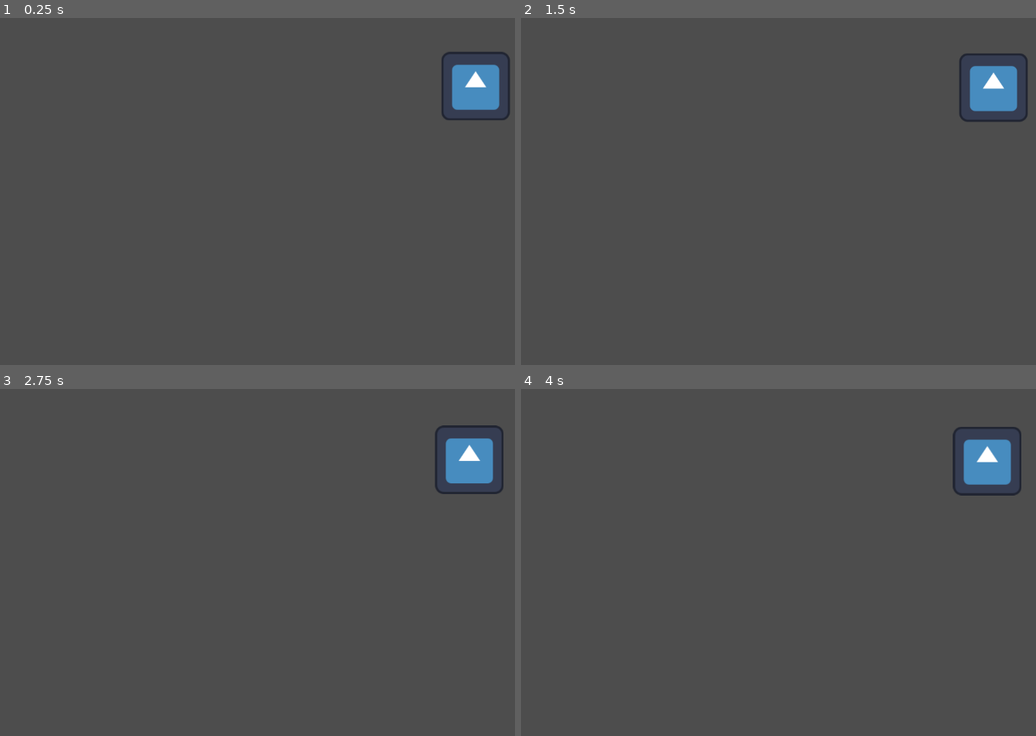
Above: before the commit, frames 1-4 (two rows, left to right).
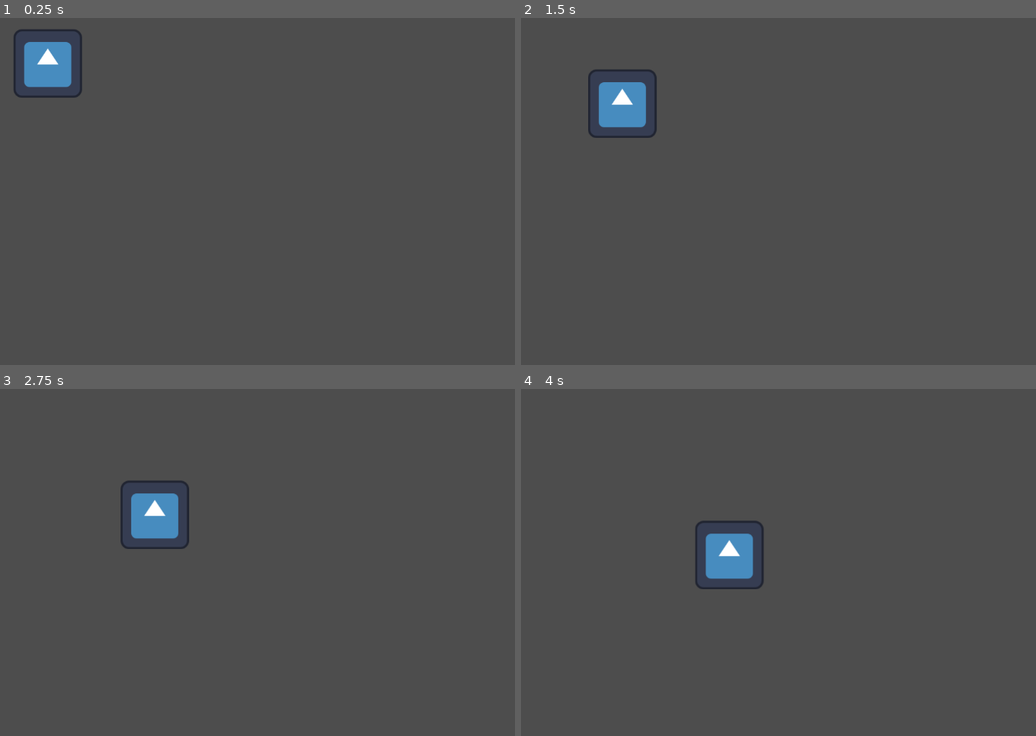
Above: after the commit, the same moments.

Repository: Luffiez/LudumDare59
Game: Godot game, scene res://TestScenes/BoatTestScene.tscn
Same seed, same stepped clock (60 frames per second), same inputs: the game is played once before the commit and once after it. This scene is started directly instead of the project's main scene. The engine's default icon, where the game draws it, is replaced by a stand-in: a white triangle on a blue panel in a dark square.
Inputs:
- Up to frame 1 (0.25 s): no input
- Up to frame 2 (1.5 s): no input
- Up to frame 3 (2.75 s): no input
- Up to frame 4 (4 s): no input

The runs differ from the first frame. In frame 1, 3.1% of the frame differs, in the area x 2-99%, y 3-30%; in frame 2, 3.1%; in frame 3, 3.1%; in frame 4, 3.2%, in the area x 33-98%, y 10-58%.

Commit message:
added boat spawner

Diff:
--- a/ludum-dare-59/Enemies/GhostBoat.tscn
+++ b/ludum-dare-59/Enemies/GhostBoat.tscn
@@ -22,9 +22,9 @@
 collider = NodePath("Area2D")
 animatedSprite = NodePath("AnimatedSprite2D")
 visibleNotifier = NodePath("VisibleOnScreenNotifier2D")
-slow_movement_timer = NodePath("Timer")
+slow_movement_timer = NodePath("SpawnTimer")
 life = 100.0
-normal_movement_speed = 5.0
+normal_movement_speed = 100.0
 slow_movement_speed = 1.0
 slow_movement_time = 1.0
 
@@ -39,4 +39,6 @@
 [node name="VisibleOnScreenNotifier2D" type="VisibleOnScreenNotifier2D" parent="." unique_id=1045026560]
 rect = Rect2(-63, -61, 124, 121)
 
-[node name="Timer" type="Timer" parent="." unique_id=2115555456]
+[node name="SpawnTimer" type="Timer" parent="." unique_id=2115555456]
+
+[node name="ReduceSpawnTimeTimer" type="Timer" parent="." unique_id=158255920]
--- /dev/null
+++ b/ludum-dare-59/Enemies/GhostSpawner.tscn
@@ -0,0 +1,18 @@
+[gd_scene format=3 uid="uid://nccwbypa8a1n"]
+
+[ext_resource type="Script" uid="uid://dpqtg7h8ktnvt" path="res://Enemies/ghost_spawner.gd" id="1_kohk5"]
+[ext_resource type="PackedScene" uid="uid://doq1yyd35wqeq" path="res://Enemies/GhostBoat.tscn" id="2_j5frh"]
+
+[node name="GhostSpawner" type="Node2D" unique_id=1644450088 node_paths=PackedStringArray("spawn_timer", "reduce_spawn_time_timer")]
+script = ExtResource("1_kohk5")
+ghost_boat_scene = ExtResource("2_j5frh")
+spawn_timer = NodePath("GhostSpawnTimer")
+reduce_spawn_time_timer = NodePath("ReduceGhostSpawnTimeTimer")
+start_spawn_time = 10.0
+min_spawn_time = 2.0
+reduce_spawn_timer_time = 30.0
+spawn_time_reducement = 0.2
+
+[node name="GhostSpawnTimer" type="Timer" parent="." unique_id=1495891762]
+
+[node name="ReduceGhostSpawnTimeTimer" type="Timer" parent="." unique_id=1562653630]
--- a/ludum-dare-59/Enemies/ghost_boat.gd
+++ b/ludum-dare-59/Enemies/ghost_boat.gd
@@ -1,4 +1,6 @@
 extends Node2D
+
+class_name  GhostBoat
 
 @export var collider : Area2D
 @export var animatedSprite: AnimatedSprite2D
@@ -8,10 +10,13 @@
 @export var normal_movement_speed: float
 @export var slow_movement_speed:float
 @export var slow_movement_time : float
+var target := Vector2(0,0)
 var light_house_direction := Vector2(0,0)
 var flee := false
 var movement_speed : float
 var have_enterd_screen_once := false
+
+signal ghost_boat_died(score:int)
 
 func _physics_process(delta: float) -> void:
 	var  offset : Vector2
@@ -26,9 +31,11 @@
 	visibleNotifier.screen_exited.connect(screen_exited)
 	visibleNotifier.screen_entered.connect(screen_enterd)
 	slow_movement_timer.timeout.connect(on_set_back_normal_speed)
-	var tmp_light_house := Vector2(0,0)
-	light_house_direction = (tmp_light_house - global_position).normalized()
 	movement_speed = normal_movement_speed
+
+func set_movement_direction(target:Vector2) ->void:
+		light_house_direction = (target - global_position).normalized()
+
 
 func on_set_back_normal_speed() -> void :
 	movement_speed = normal_movement_speed
--- /dev/null
+++ b/ludum-dare-59/Enemies/ghost_spawner.gd
@@ -0,0 +1,45 @@
+extends Node2D
+
+class_name  GhostSpawner
+
+@export var spawn_line : PathFollow2D
+@export var ghost_boat_scene : PackedScene
+@export var spawn_timer : Timer
+@export var reduce_spawn_time_timer : Timer
+@export var start_spawn_time : float
+@export var min_spawn_time : float
+@export var reduce_spawn_timer_time: float
+@export var spawn_time_reducement:float
+@export var spawn_node : Node2D
+@export var target : Node2D
+var spawn_time : float
+var game_over := false
+
+
+
+func _ready() -> void:
+	spawn_timer.timeout.connect(spawn_enemy)
+	spawn_time = start_spawn_time
+	spawn_timer.timeout.emit()
+	reduce_spawn_time_timer
+
+func reduce_spawn_time () -> void:
+	spawn_time -= spawn_time_reducement
+	if  spawn_time < min_spawn_time:
+		spawn_time = min_spawn_time
+	else:
+		reduce_spawn_time_timer.start(reduce_spawn_timer_time)
+	print("spawn")
+
+func spawn_enemy() -> void :
+	if  game_over:
+		return
+	var random_float := randf_range(0,1)
+	print(random_float)
+	spawn_line.progress_ratio = random_float
+	var spawn_position = spawn_node.global_position
+	var new_enemy := ghost_boat_scene.instantiate() as GhostBoat
+	add_child(new_enemy)
+	new_enemy.global_position = spawn_node.global_position
+	new_enemy.set_movement_direction(target.global_position)
+	spawn_timer.start(spawn_time)
--- a/ludum-dare-59/TestScenes/BoatTestScene.tscn
+++ b/ludum-dare-59/TestScenes/BoatTestScene.tscn
@@ -1,10 +1,36 @@
 [gd_scene format=3 uid="uid://bh271s6rqy88w"]
 
-[ext_resource type="PackedScene" uid="uid://doq1yyd35wqeq" path="res://Enemies/GhostBoat.tscn" id="1_2s77w"]
+[ext_resource type="PackedScene" uid="uid://nccwbypa8a1n" path="res://Enemies/GhostSpawner.tscn" id="1_2s77w"]
+
+[sub_resource type="Curve2D" id="Curve2D_fap6m"]
+_data = {
+"points": PackedVector2Array(0, 0, 0, 0, -531, -256, 0, 0, 0, 0, 455, -246, 0, 0, 0, 0, 401, 237, 0, 0, 0, 0, -525, 245, 0, 0, 0, 0, -531, -256)
+}
+point_count = 5
 
 [node name="BoatTestScene" type="Node2D" unique_id=958101595]
 
 [node name="Camera2D" type="Camera2D" parent="." unique_id=1843639623]
 
-[node name="GhostBoat" parent="." unique_id=1054152210 instance=ExtResource("1_2s77w")]
-position = Vector2(482, -197)
+[node name="Path2D" type="Path2D" parent="." unique_id=81553893]
+curve = SubResource("Curve2D_fap6m")
+
+[node name="PathFollow2D" type="PathFollow2D" parent="Path2D" unique_id=1402707624]
+position = Vector2(-525.09796, 236.81735)
+rotation = 0.0036866192
+progress = 2406.2788
+rotates = false
+cubic_interp = false
+
+[node name="Node2D" type="Node2D" parent="Path2D/PathFollow2D" unique_id=1437511093]
+
+[node name="GhostSpawner" parent="." unique_id=1644450088 node_paths=PackedStringArray("spawn_line", "spawn_node", "target") instance=ExtResource("1_2s77w")]
+position = Vector2(10, -511)
+spawn_line = NodePath("../Path2D/PathFollow2D")
+spawn_node = NodePath("../Path2D/PathFollow2D/Node2D")
+target = NodePath("../Target")
+
+[node name="Node2D" type="Node2D" parent="." unique_id=752433632]
+position = Vector2(-228, -286)
+
+[node name="Target" type="Node2D" parent="." unique_id=1003895951]
Not shown, added: ludum-dare-59/Enemies/ghost_spawner.gd.uid
